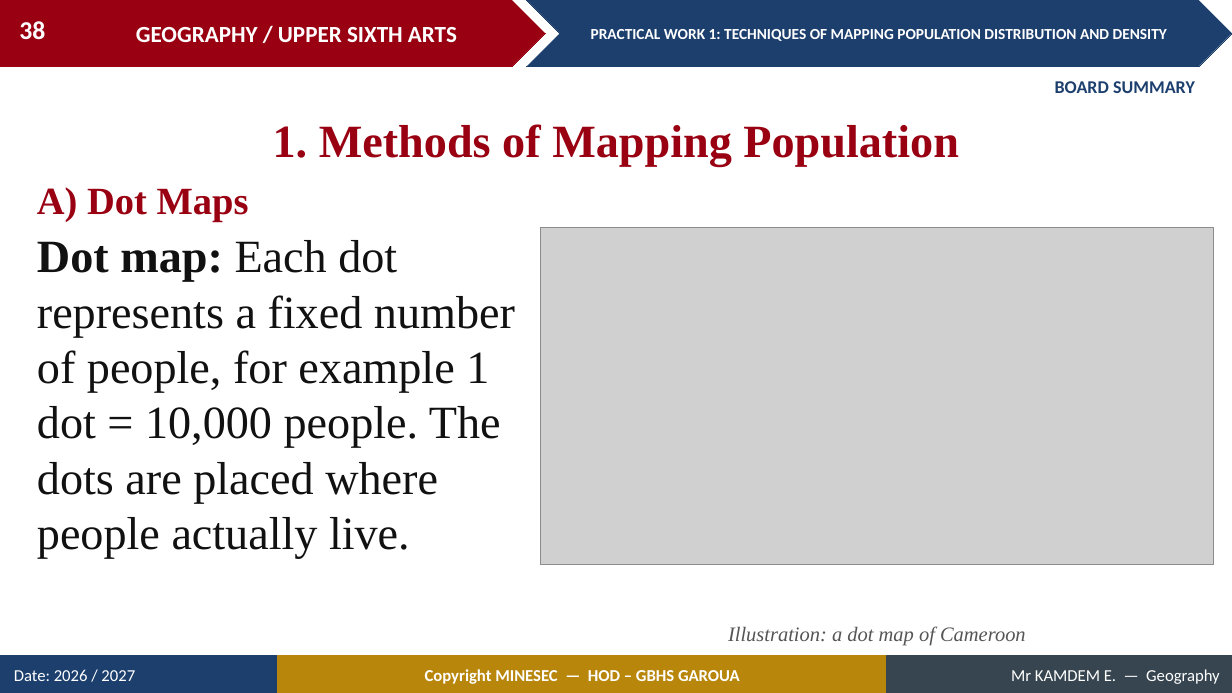
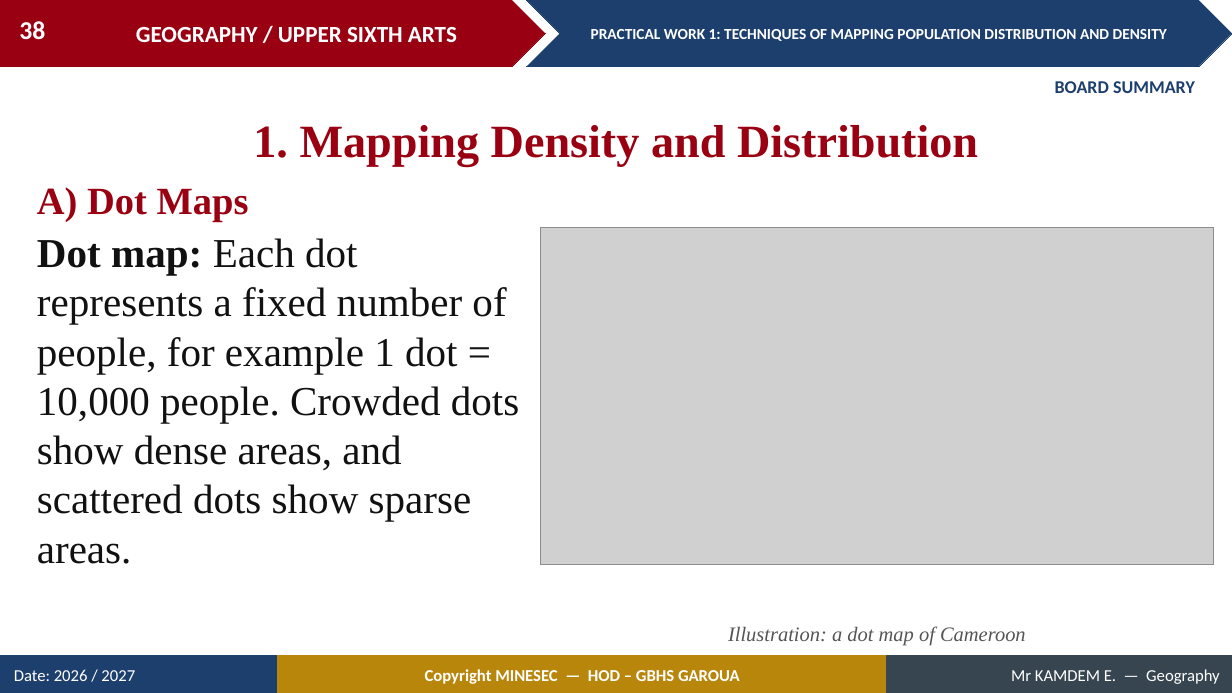
Before and after one commit to Berthautk/linea-github, a slide deck: slide 38 of lecons/USA/Population Geography/03_USA_POP_PW01_Techniques_of_Mapping_Population_Distribution_and_Density.pptx. Drawn at 1232x693 pixels with LibreOffice and Linux fonts; fonts in the diff are those of the drawing; grey boxes stand for pictures. Boxes give left, top, right and bottom in pixels: in the first picture for what was removed or moved away, otherwise in the second. Text is boxed around its words. In the diff, an @@ line names an element or a change of style, - is before the commit and + after.

```diff
--- a/lecons/USA/Population Geography/03_USA_POP_PW01_Techniques_of_Mapping_Population_Distribution_and_Density.pptx
+++ b/lecons/USA/Population Geography/03_USA_POP_PW01_Techniques_of_Mapping_Population_Distribution_and_Density.pptx
@@ text at [253,125,978,166]: text changed @@
-1. Methods of Mapping Population
+1. Mapping Density and Distribution
@@ text at [37,238,519,564]: text changed; size 36 to 32 pt @@
-Dot map: Each dot represents a fixed number of people, for example 1 dot = 10,000 people. The dots are placed where people actually live.
+Dot map: Each dot represents a fixed number of people, for example 1 dot = 10,000 people. Crowded dots show dense areas, and scattered dots show sparse areas.
```
Also in this commit, not shown: 29 other slides changed, 2 slides added, 8 slides removed, 3 other files.
